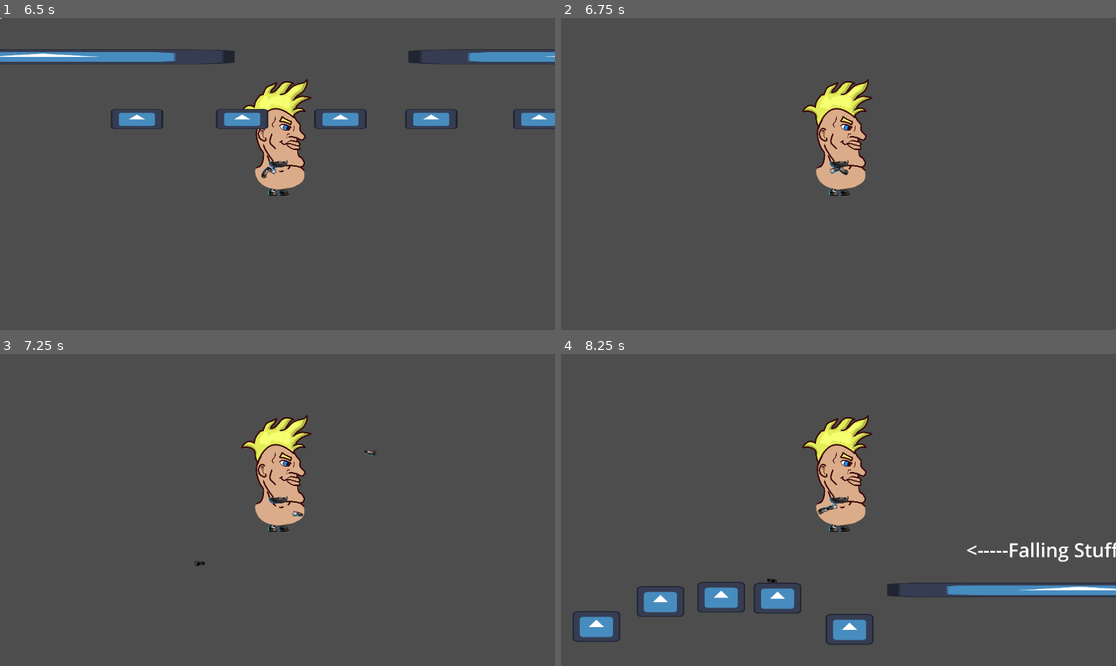
Above: before the commit, frames 1-4 (two rows, left to right).
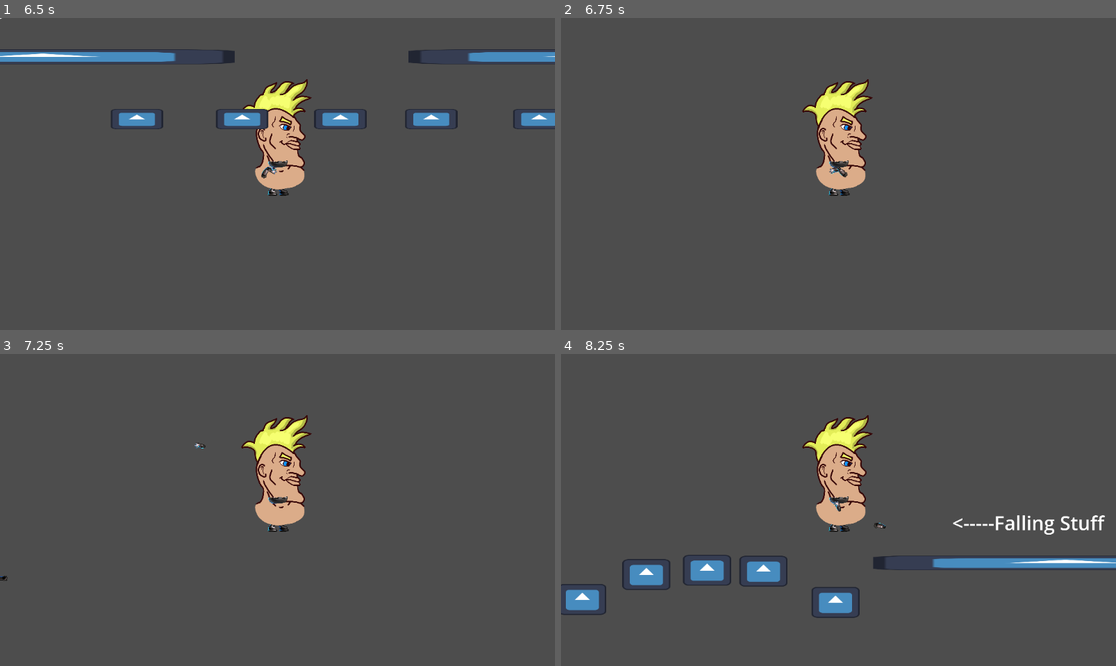
Above: after the commit, the same moments.

Repository: Birbhammer/Tuggers
Game: Godot game, scene res://Levels/test_world.tscn
Two runs of this game, one before a commit and one after it. Both use one fixed random seed, a clock stepped at 60 frames per second and the inputs below. The engine's default icon, where the game draws it, is replaced by a stand-in: a white triangle on a blue panel in a dark square.
Inputs:
- Up to frame 1 (6.5 s): hold D (Right1) 0.53-2.03 s; tap Space (Jump1) at 0.6, 0.77, 1.07, 1.35, 1.52, 1.82, 2.1, 2.85, 3.02, 3.32, 3.6, 3.77, 4.07, 4.35, 4.52, 4.82, 5.1, 5.85, 6.02, 6.32 s; hold A (Left1) 2.03-2.78 s; hold D (Right1) 2.78-4.28 s; hold A (Left1) 4.28-5.03 s; hold D (Right1) 5.03-5.78 s; hold A (Left1) from 5.78 s (still down)
- Up to frame 2 (6.75 s): keep holding A (Left1); tap Space (Jump1) at 6.6 s
- Up to frame 3 (7.25 s): keep holding A (Left1); tap Space (Jump1) at 6.77, 7.07 s
- Up to frame 4 (8.25 s): release A (Left1) at 7.28 s; hold D (Right1) from 7.28 s (still down); tap Space (Jump1) at 7.35, 7.52, 7.82, 8.1 s

Frame 1 is identical in both runs. In frame 2, less than 0.1% of the frame differs, in the area x 48-52%, y 47-52%; in frame 3, 0.1%; in frame 4, 8.6%, in the area x 0-100%, y 47-94%.

Commit message:
New Jump concept and velocity clamp

Diff:
--- a/Levels/test_world.tscn
+++ b/Levels/test_world.tscn
@@ -338,50 +338,50 @@
 
 [node name="FallingPlatform" parent="MovingPlatforms" instance=ExtResource("12_v3cm4")]
 position = Vector2(-1966, 195)
-health = 50
+health = 25
 
 [node name="FallingPlatform2" parent="MovingPlatforms" instance=ExtResource("12_v3cm4")]
 position = Vector2(-2265, 66)
-health = 50
+health = 25
 
 [node name="FallingPlatform3" parent="MovingPlatforms" instance=ExtResource("12_v3cm4")]
 position = Vector2(-2499, 62)
-health = 50
+health = 25
 
 [node name="FallingPlatform4" parent="MovingPlatforms" instance=ExtResource("12_v3cm4")]
 position = Vector2(-2751, 80)
-health = 50
+health = 25
 
 [node name="FallingPlatform5" parent="MovingPlatforms" instance=ExtResource("12_v3cm4")]
 position = Vector2(-3017, 183)
-health = 50
+health = 25
 
 [node name="FallingPlatform6" parent="MovingPlatforms" instance=ExtResource("12_v3cm4")]
 position = Vector2(-3279, 321)
-health = 50
+health = 25
 
 [node name="FallingPlatform7" parent="MovingPlatforms" instance=ExtResource("12_v3cm4")]
 position = Vector2(-3550, 438)
-health = 50
+health = 25
 
 [node name="FallingPlatform8" parent="MovingPlatforms" instance=ExtResource("12_v3cm4")]
 position = Vector2(-3821, 413)
-health = 50
+health = 25
 
 [node name="FallingPlatform9" parent="MovingPlatforms" instance=ExtResource("12_v3cm4")]
 position = Vector2(-4094, 328)
-health = 50
+health = 25
 
 [node name="FallingPlatform10" parent="MovingPlatforms" instance=ExtResource("12_v3cm4")]
 position = Vector2(-4330, 234)
-health = 50
+health = 25
 
 [node name="FallingPlatform11" parent="MovingPlatforms" instance=ExtResource("12_v3cm4")]
 position = Vector2(-4576, 124)
-health = 50
+health = 25
 
 [node name="FallingPlatform12" parent="MovingPlatforms" instance=ExtResource("12_v3cm4")]
 position = Vector2(-4835, 92)
-health = 50
+health = 25
 
 [connection signal="body_entered" from="LeftSide/IdiotBox" to="LeftSide/IdiotBox" method="_on_body_entered"]
--- a/Player/player_ik_body.tscn
+++ b/Player/player_ik_body.tscn
@@ -1,7 +1,7 @@
 [gd_scene load_steps=24 format=3 uid="uid://dxa4uiine0vdd"]
 
 [ext_resource type="Texture2D" uid="uid://66e4fa7ivjkp" path="res://TestAssets/Gbot/gBot_arm_l.png" id="1_sjlcb"]
-[ext_resource type="Texture2D" uid="uid://piwm6yhrcrka" path="res://TestAssets/Chads/Chad1/Chad1-forearmR.png" id="2_spghj"]
+[ext_resource type="Texture2D" uid="uid://piwm6yhrcrka" path="res://Visual Assets/Chad/Chad1-forearmR.png" id="2_spghj"]
 [ext_resource type="Texture2D" uid="uid://do5x06h6b6dkp" path="res://TestAssets/Gbot/gBot_leg_l.png" id="3_ppbio"]
 [ext_resource type="Texture2D" uid="uid://cqebinhcjns5g" path="res://TestAssets/Gbot/gBot_shin_l.png" id="4_7mixy"]
 [ext_resource type="Texture2D" uid="uid://d3usey4j2shvo" path="res://TestAssets/Gbot/gBot_body.png" id="5_046mb"]
@@ -12,7 +12,7 @@
 [ext_resource type="Texture2D" uid="uid://bn0ybhcloxpot" path="res://TestAssets/Gbot/gBot_foot_r.png" id="10_o7okg"]
 [ext_resource type="Texture2D" uid="uid://tsijpijbye5p" path="res://TestAssets/Gbot/gBot_arm_r.png" id="11_skcrm"]
 [ext_resource type="Texture2D" uid="uid://upbd0mslu5wl" path="res://TestAssets/Gbot/gBot_forearm_r.png" id="12_l4nlq"]
-[ext_resource type="Texture2D" uid="uid://b3m73dwy8drob" path="res://TestAssets/Chads/Chad1/Chad1-head.png" id="13_mtdkp"]
+[ext_resource type="Texture2D" uid="uid://b3m73dwy8drob" path="res://Visual Assets/Chad/Chad1-head.png" id="13_mtdkp"]
 [ext_resource type="Texture2D" uid="uid://ceixpb8tqbidh" path="res://TestAssets/Gbot/gBot_jaw.png" id="14_f2gcf"]
 
 [sub_resource type="SkeletonModification2DCCDIK" id="SkeletonModification2DCCDIK_duemd"]
@@ -179,15 +179,15 @@
 
 [node name="GBotLegR" type="Sprite2D" parent="CharacterContainer/Body"]
 position = Vector2(-57, 391.003)
-rotation = -0.0898202
-scale = Vector2(0.999919, 0.999919)
+rotation = -0.0887192
+scale = Vector2(0.999924, 0.999924)
 texture = ExtResource("7_el3fd")
 offset = Vector2(-12, 59)
 
 [node name="GBotShinR" type="Sprite2D" parent="CharacterContainer/Body"]
-position = Vector2(-70.228, 511.666)
-rotation = 0.467313
-scale = Vector2(0.999916, 0.999916)
+position = Vector2(-70.3608, 511.653)
+rotation = 0.466187
+scale = Vector2(0.999922, 0.999922)
 texture = ExtResource("8_ivc73")
 offset = Vector2(17, 38)
 
@@ -198,8 +198,9 @@
 offset = Vector2(33, -5)
 
 [node name="GBotFootR" type="Sprite2D" parent="CharacterContainer/Body"]
-position = Vector2(-118, 613)
-scale = Vector2(0.999908, 0.999908)
+position = Vector2(-118.019, 613.041)
+rotation = -0.000404631
+scale = Vector2(0.999915, 0.999915)
 texture = ExtResource("10_o7okg")
 offset = Vector2(37, 3)
 
--- a/Scripts/Platform/falling_platform.gd
+++ b/Scripts/Platform/falling_platform.gd
@@ -1,16 +1,14 @@
 extends Node
 
 # 1 second = 100 Health
-@export var health: int = 50
-@export var SPEED: int = 2500
+@export var health: int = 25
+@export var SPEED: int = 4000
 var draining: bool = false
 
 func _process(delta: float) -> void:
 	if draining == true:
 		# 1 second = 100 Health
 		health = health - (1 * delta)
-
-	print(health)
 
 	if health <= 0:
 		self.global_position.y = (self.global_position.y + SPEED * delta)
--- a/Scripts/Player/player_controller.gd
+++ b/Scripts/Player/player_controller.gd
@@ -10,14 +10,34 @@
 @onready var handR: Marker2D = $PlayerIKBody/CharacterContainer/Body/GBotForearmR/HandR
 @onready var gameManager: Node = $"../../GameManager"
 
+#------------Jumping Test Concept----------------
+var canJump: bool = false
+#--------------------------------------------------------------------------
+
 func _physics_process(delta: float) -> void:
 	# Add the gravity.
 	if not is_on_floor():
 		velocity += get_gravity() * 2 * delta #changed gravity
+		var grav = get_gravity()
 
+		#Keeps player from gaining infinite speed downward
+		velocity.y = clamp(velocity.y, grav.y * -2, grav.y * 2)
+
+
+	#--------------Annotated out for test--------------------------------------
 	# Handle jump.
-	if Input.is_action_just_pressed("Jump1") and is_on_floor():
+	#if Input.is_action_just_pressed("Jump1") and is_on_floor():
+		#velocity.y = JUMP_VELOCITY
+	#--------------------------------------------------------------------------
+
+	#----------------Jump Test Logic-------------------------------------------
+	if is_on_floor() and canJump == false:       #Lets player jump once even if
+		canJump = true                           #ground isnt under them
+
+	if Input.is_action_just_pressed("Jump1") and canJump:
 		velocity.y = JUMP_VELOCITY
+		canJump = false
+	#--------------------------------------------------------------------------
 
 	# Get the input direction and handle the movement/deceleration.
 	# As good practice, you should replace UI actions with custom gameplay actions.
Not shown, removed: TestAssets/Chads/Chad1/Chad1-armL.png.import
Not shown, removed: TestAssets/Chads/Chad1/Chad1-armR.png.import
Not shown, removed: TestAssets/Chads/Chad1/Chad1-chest.png.import
Not shown, removed: TestAssets/Chads/Chad1/Chad1-footL.png.import
Not shown, removed: TestAssets/Chads/Chad1/Chad1-footR.png.import
Not shown, removed: TestAssets/Chads/Chad1/Chad1-forearmL.png.import
Not shown, removed: TestAssets/Chads/Chad1/Chad1-forearmR.png.import
Binary file removed: TestAssets/Chads/Chad1/Chad1-fullbodyreference.png
Not shown, removed: TestAssets/Chads/Chad1/Chad1-fullbodyreference.png.import
Not shown, removed: TestAssets/Chads/Chad1/Chad1-handL.png.import
Not shown, removed: TestAssets/Chads/Chad1/Chad1-handR.png.import
Not shown, removed: TestAssets/Chads/Chad1/Chad1-head.png.import
(and 77 more such lines)
